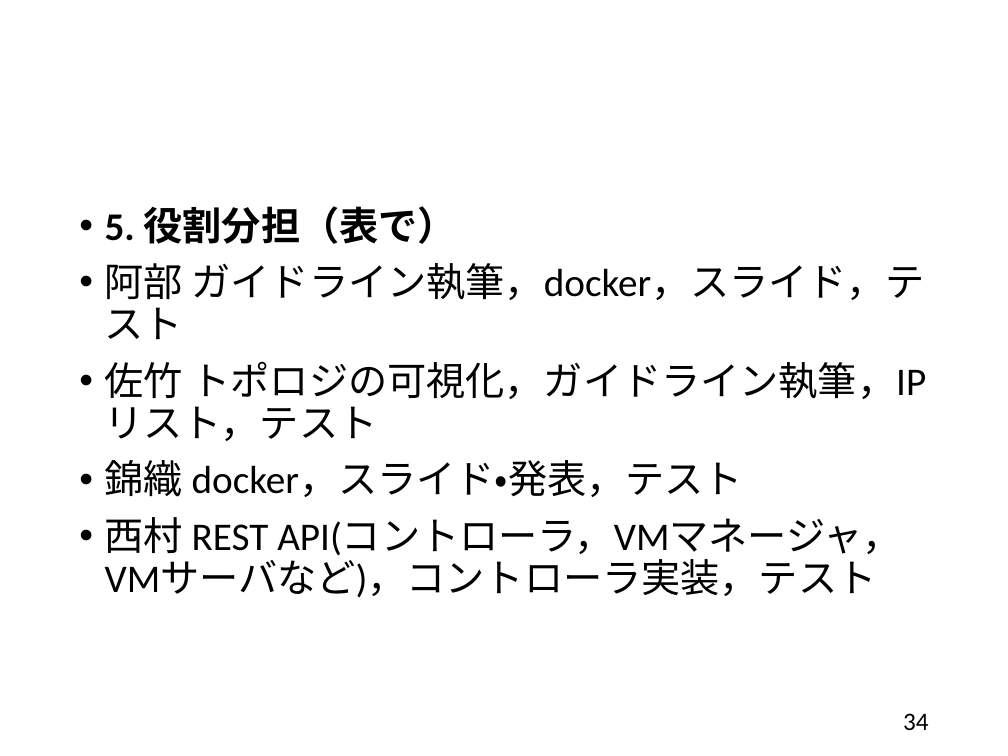
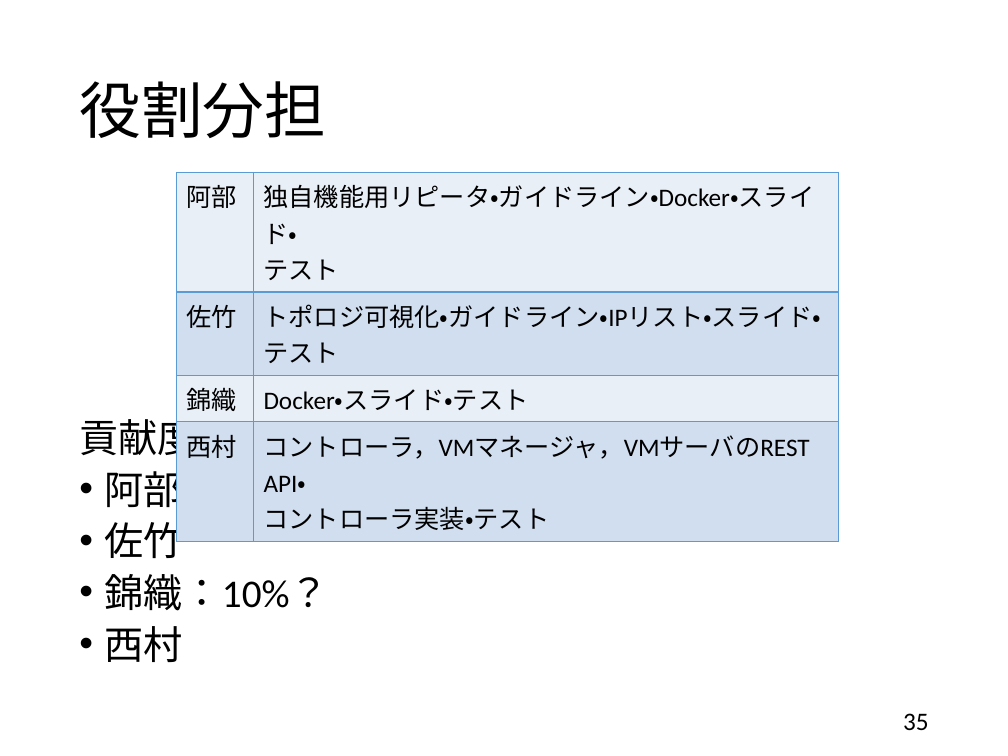
Before and after one commit to handai-trema/IaaS-amn, a slide deck: slide 35 of report_slide.pptx (slide 34 before the commit). Drawn at 1008x756 pixels with LibreOffice and Linux fonts; fonts in the diff are those of the drawing. Boxes give left, top, right and bottom in pixels: in the first picture for what was removed or moved away, otherwise in the second. Text is boxed around its words. In the diff, an @@ line names an element or a change of style, - is before the commit and + after.

```diff
--- a/report_slide.pptx
+++ b/report_slide.pptx
@@ title added at [79,81,325,138], 44 pt, text #000000 @@
+役割分担
@@ table added at [176,172,839,534], 4 rows, 2 columns @@
+阿部 | 独自機能用リピータ・ガイドライン・Docker・スライド・ テスト
+佐竹 | トポロジ可視化・ガイドライン・IPリスト・スライド・テスト
+錦織 | Docker・スライド・テスト
+西村 | コントローラ，VMマネージャ，VMサーバのREST API・ / コントローラ実装・テスト
@@ text at [79,412,329,662]: text changed @@
-• 5. 役割分担（表で）
-• 阿部 ガイドライン執筆，docker，スライド，テスト
-• 佐竹 トポロジの可視化，ガイドライン執筆，IPリスト，テスト
-• 錦織 docker，スライド・発表，テスト
-• 西村 REST API(コントローラ，VMマネージャ，VMサーバなど)，コントローラ実装，テスト
+貢献度
+• 阿部
+• 佐竹
+• 錦織：10%？
+• 西村
@@ page number at [903,713,929,730]: text changed @@
-34
+35
```
Also in this commit, not shown: 21 other slides changed, 7 slides added, 5 slides removed.
